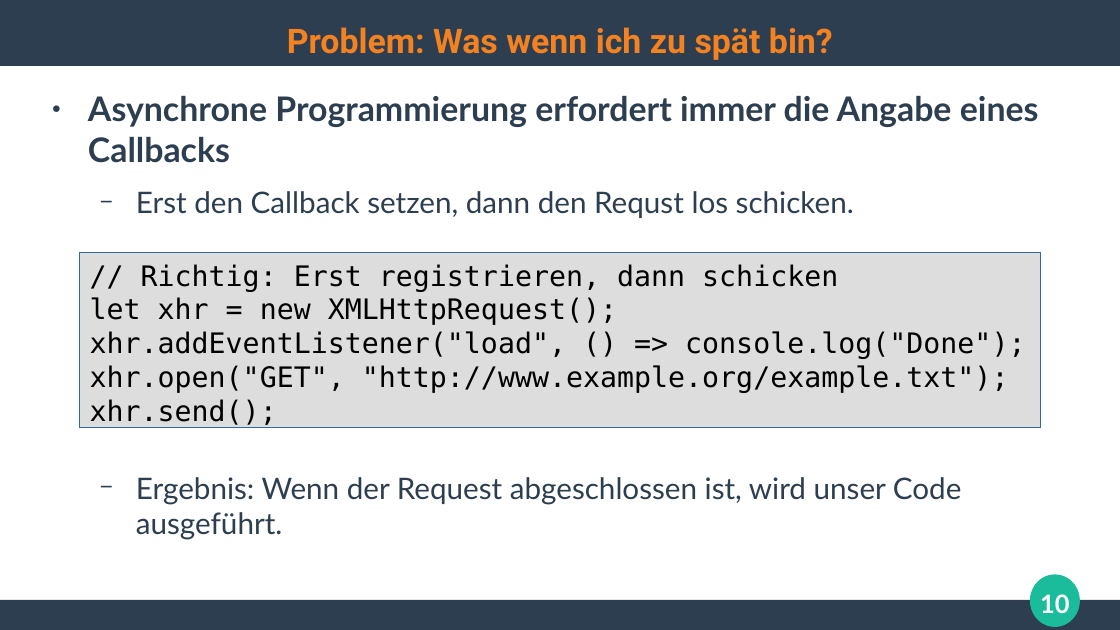
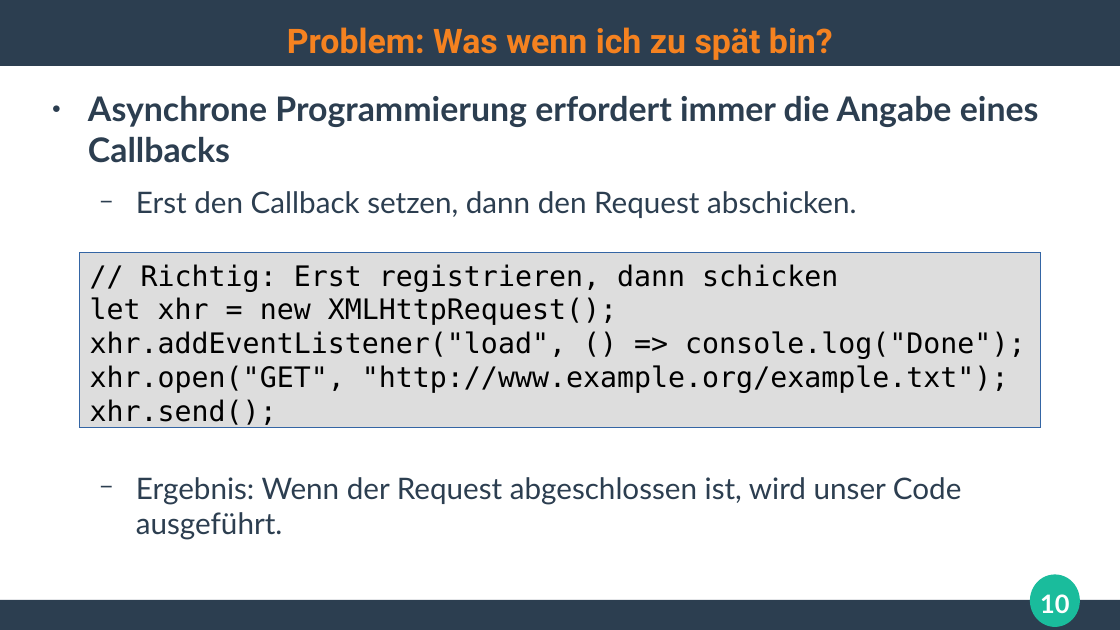
Before and after one commit to ghandmann/HS-AlbSig-WebAnwendungen2, a slide deck: slide 10 of Kapitel/05_Web2.0_AJAX_1x1.odp. Drawn at 1120x630 pixels with LibreOffice and Linux fonts; fonts in the diff are those of the drawing. Boxes give left, top, right and bottom in pixels: in the first picture for what was removed or moved away, otherwise in the second. Text is boxed around its words. In the diff, an @@ line names an element or a change of style, - is before the commit and + after.

Commit message:
Fixed typos

```diff
--- a/Kapitel/05_Web2.0_AJAX_1x1.odp
+++ b/Kapitel/05_Web2.0_AJAX_1x1.odp
@@ text at [136, 191, 856, 218]: text changed @@
-  − Erst den Callback setzen, dann den Requst los schicken.
+  − Erst den Callback setzen, dann den Request abschicken.
```
Also in this commit, not shown: 1 other slide changed.
